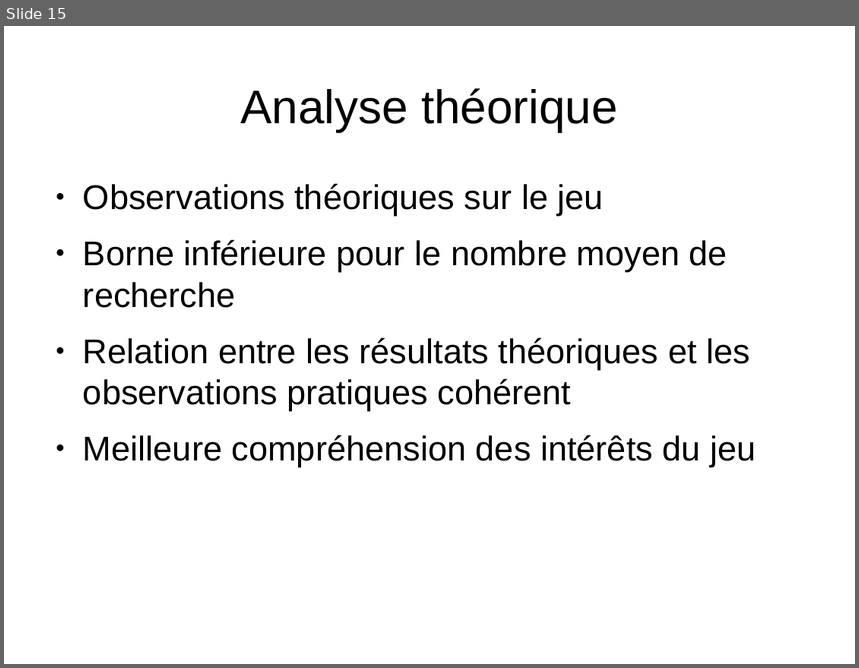
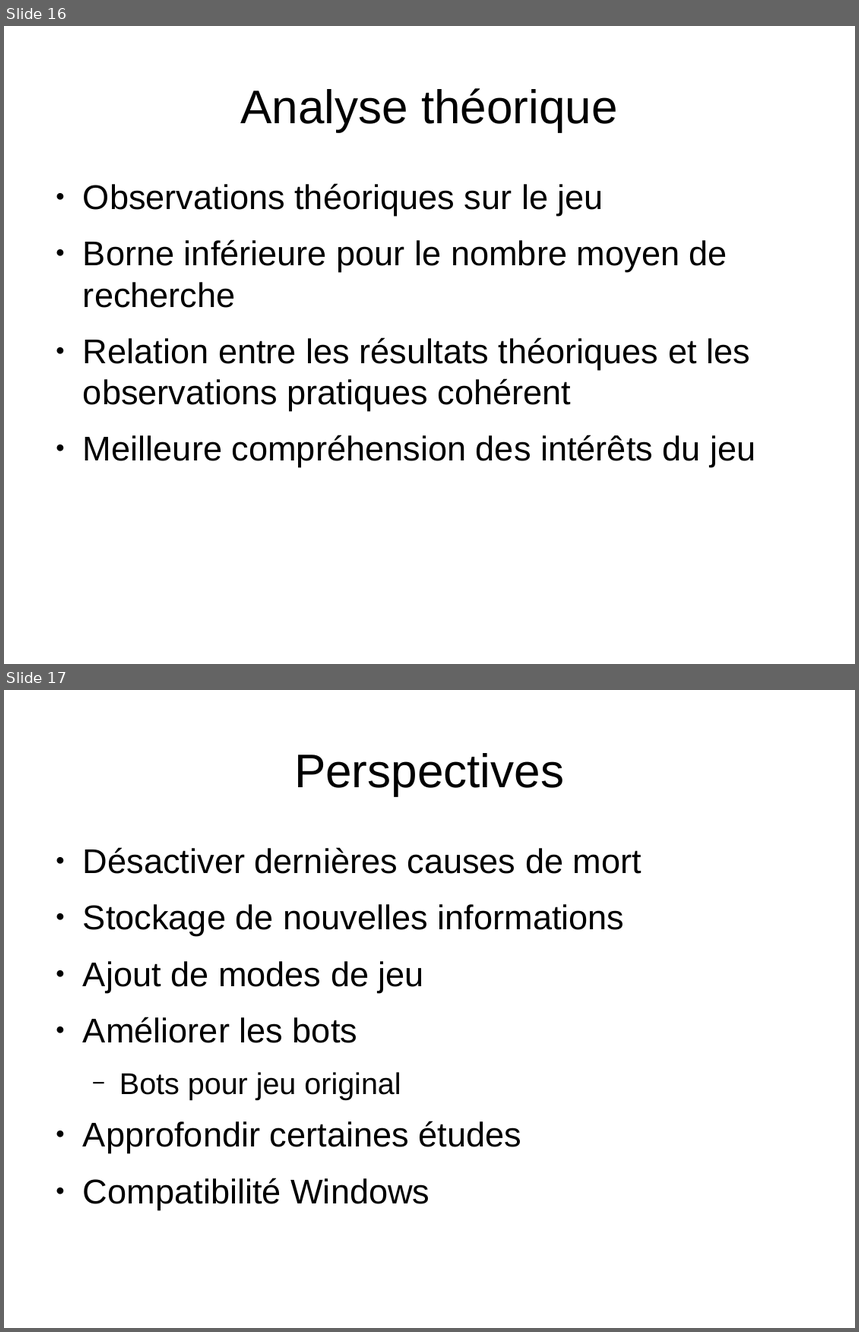
Before and after one commit to medrimonia/PFA-Nethack, a slide deck: papers/soutenance/soutenance.odp. Shown one above the other, each under a label of ours: slide 15 before the commit, slides 16 and 17 after it. The pictures are 859x668 and 859x1332 pixels, drawn with LibreOffice and Linux fonts; fonts in the diff are those of the drawing. Boxes give left, top, right and bottom in pixels: in the first picture for what was removed or moved away, otherwise in the second. Text is boxed around its words. In the diff, an @@ line names an element or a change of style, - is before the commit and + after.

```diff
--- a/papers/soutenance/soutenance.odp
+++ b/papers/soutenance/soutenance.odp
@@ slide 17 added at (x1=4, y1=690, x2=855, y2=1328), background #FFFFFF @@
@@ title added at (x1=294, y1=753, x2=564, y2=796), 44 pt, text #000000 @@
+Perspectives
@@ text added at (x1=83, y1=847, x2=642, y2=1210), 32 pt, text #000000 @@
+● Désactiver dernières causes de mort
+● Stockage de nouvelles informations
+● Ajout de modes de jeu
+● Améliorer les bots
+  − Bots pour jeu original
+● Approfondir certaines études
+● Compatibilité Windows
@@ what was slide 15 is now slide 16 @@
```
Also in this commit, not shown: 5 slides changed, 3 other slides added, 3 slides removed.
